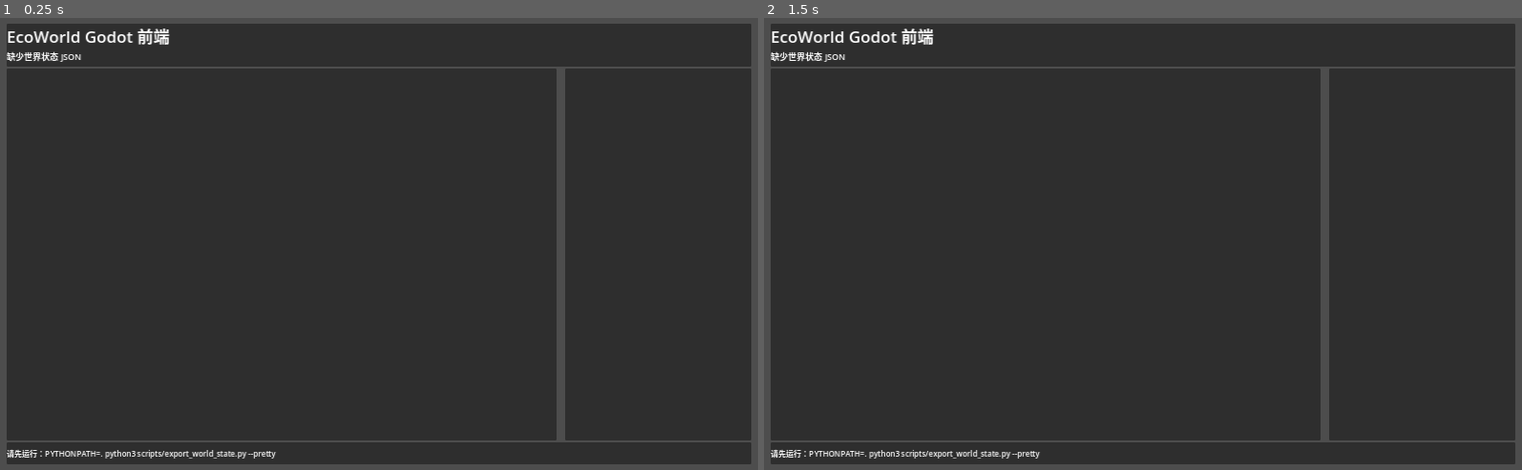
Above: before the commit, frames 1-2 (left to right).
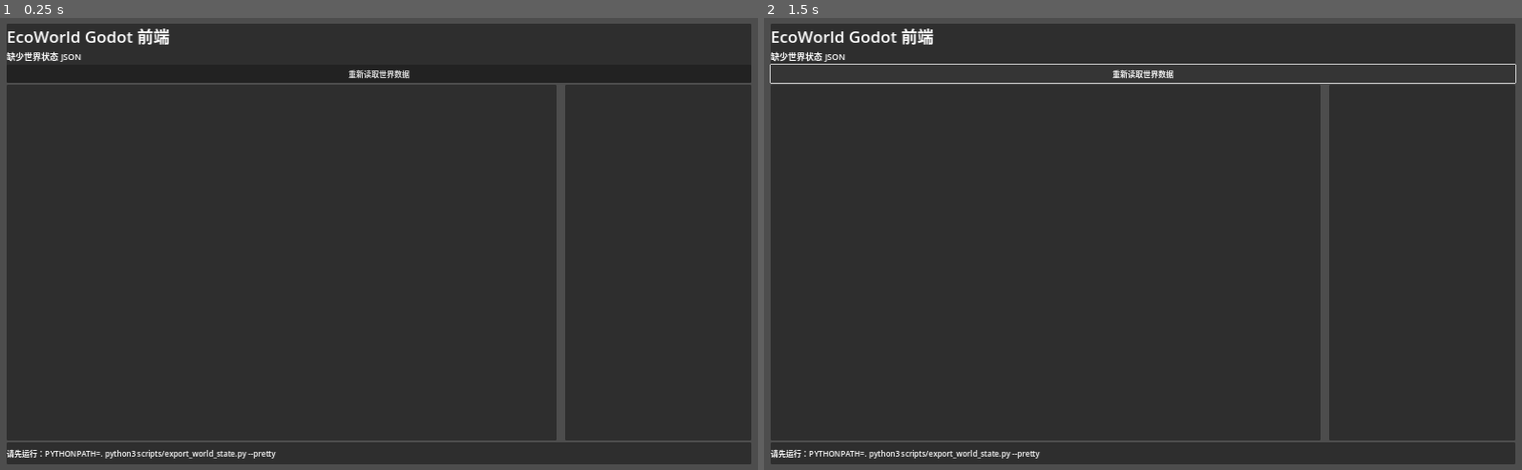
Above: after the commit, the same moments.

Repository: XingchenYu/eco-world
Game: Godot game, scene res://scenes/world_map.tscn
The game is run twice, just before and just after one commit, with the same random seed, the same clock (stepped at 60 frames per second) and the same inputs.
Inputs (mouse positions are in pixels of both pictures, inside the frame that each line leads up to):
- Up to frame 1 (0.25 s): no input
- Up to frame 2 (1.5 s): click (1143, 72) at 0.5 s, where only the run after the commit has a clickable "重新读取世界数据"; click (1143, 72) at 1.25 s, where only the run after the commit has a clickable "重新读取世界数据"

The runs differ from the first frame. In frame 1, 1.0% of the frame differs, in the area x 0-100%, y 10-15%; in frame 2, 0.7%.

Commit message:
Expand Godot world detail flow

Diff:
--- a/godot/scripts/world_map.gd
+++ b/godot/scripts/world_map.gd
@@ -10,6 +10,24 @@
 	"coral_sea": Vector2(0.85, 0.76),
 }
 
+const REGION_COLORS := {
+	"temperate_forest": Color8(78, 137, 96),
+	"temperate_grassland": Color8(198, 173, 96),
+	"wetland_lake": Color8(92, 154, 162),
+	"rainforest_river": Color8(65, 146, 118),
+	"coastal_shelf": Color8(80, 141, 191),
+	"coral_sea": Color8(203, 132, 177),
+}
+
+const REGION_ICONS := {
+	"temperate_forest": "森",
+	"temperate_grassland": "原",
+	"wetland_lake": "泽",
+	"rainforest_river": "雨",
+	"coastal_shelf": "海",
+	"coral_sea": "礁",
+}
+
 var world_data: Dictionary = {}
 var active_region_id := ""
 var title_label: Label
@@ -17,6 +35,11 @@
 var status_label: Label
 var map_layer: Control
 var side_panel: PanelContainer
+var side_scroll: ScrollContainer
+var side_box: VBoxContainer
+var selected_tab := "overview"
+var refresh_button: Button
+var detail_cache: Dictionary = {}
 
 
 func _ready() -> void:
@@ -57,6 +80,12 @@
 	subtitle_label.add_theme_font_size_override("font_size", 18)
 	header_box.add_child(subtitle_label)
 
+	refresh_button = Button.new()
+	refresh_button.text = "重新读取世界数据"
+	refresh_button.custom_minimum_size = Vector2(180, 38)
+	refresh_button.pressed.connect(_load_world_data)
+	header_box.add_child(refresh_button)
+
 	var content := HBoxContainer.new()
 	content.size_flags_vertical = Control.SIZE_EXPAND_FILL
 	content.add_theme_constant_override("separation", 18)
@@ -78,6 +107,14 @@
 	side_panel.size_flags_vertical = Control.SIZE_EXPAND_FILL
 	content.add_child(side_panel)
 
+	side_scroll = ScrollContainer.new()
+	side_scroll.size_flags_vertical = Control.SIZE_EXPAND_FILL
+	side_panel.add_child(side_scroll)
+
+	side_box = VBoxContainer.new()
+	side_box.add_theme_constant_override("separation", 14)
+	side_scroll.add_child(side_box)
+
 	var footer_panel := PanelContainer.new()
 	footer_panel.custom_minimum_size = Vector2(0, 46)
 	root_vbox.add_child(footer_panel)
@@ -105,6 +142,7 @@
 
 	world_data = parsed
 	active_region_id = str(world_data.get("world", {}).get("active_region_id", ""))
+	detail_cache = world_data.get("region_details", {})
 	_render_world()
 
 
@@ -126,11 +164,11 @@
 
 	for child in map_layer.get_children():
 		child.queue_free()
-	for child in side_panel.get_children():
+	for child in side_box.get_children():
 		child.queue_free()
 
 	_build_map_nodes(world_meta.get("regions", []))
-	_build_side_panel(world_data.get("active_region", {}), world_data.get("chains", {}), world_data.get("narrative", {}))
+	_build_side_panel()
 
 
 func _build_map_nodes(regions: Array) -> void:
@@ -145,60 +183,94 @@
 		var pos := Vector2(map_size.x * rel.x, map_size.y * rel.y)
 
 		var button := Button.new()
-		button.text = "%s\n繁荣 %.2f / 风险 %.2f" % [
+		button.text = "%s  繁荣 %.2f\n风险 %.2f  种群 %s" % [
 			str(region.get("name", region_id)),
 			float(region.get("prosperity", 0.0)),
 			float(region.get("collapse_risk", 0.0)),
+			str(region.get("species_population", 0)),
 		]
-		button.custom_minimum_size = Vector2(220, 96)
+		button.custom_minimum_size = Vector2(236, 104)
 		button.position = pos - button.custom_minimum_size / 2.0
+		button.add_theme_font_size_override("font_size", 18)
+		button.modulate = REGION_COLORS.get(region_id, Color8(110, 140, 170))
 		button.pressed.connect(_on_region_pressed.bind(region_id))
 		map_layer.add_child(button)
 
-
-func _build_side_panel(active_region: Dictionary, chains: Dictionary, narrative: Dictionary) -> void:
-	var scroll := ScrollContainer.new()
-	scroll.size_flags_vertical = Control.SIZE_EXPAND_FILL
-	side_panel.add_child(scroll)
-
-	var box := VBoxContainer.new()
-	box.add_theme_constant_override("separation", 14)
-	scroll.add_child(box)
+		var badge := Label.new()
+		badge.text = REGION_ICONS.get(region_id, "区")
+		badge.position = button.position + Vector2(10, 8)
+		badge.add_theme_font_size_override("font_size", 28)
+		map_layer.add_child(badge)
+
+
+func _build_side_panel() -> void:
+	var active_region: Dictionary = detail_cache.get(active_region_id, world_data.get("active_region", {}))
+	var chains: Dictionary = active_region.get("chains", world_data.get("chains", {}))
+	var narrative: Dictionary = active_region.get("narrative", world_data.get("narrative", {}))
 
 	var title := Label.new()
 	title.text = "%s · 焦点区域" % str(active_region.get("name", "未选择"))
 	title.add_theme_font_size_override("font_size", 28)
-	box.add_child(title)
+	side_box.add_child(title)
 
 	var climate := Label.new()
 	climate.text = "气候带：%s" % str(active_region.get("climate_zone", "未知"))
 	climate.add_theme_font_size_override("font_size", 18)
-	box.add_child(climate)
-
-	box.add_child(_make_section("健康状态", active_region.get("health_state", {})))
-	box.add_child(_make_section("资源状态", active_region.get("resource_state", {})))
-	box.add_child(_make_section("生态压力", active_region.get("ecological_pressures", {})))
-	box.add_child(_make_section("社会相位", chains.get("social_phases", []), true))
-	box.add_child(_make_section("草原主链", chains.get("grassland_chain", []), true))
-	box.add_child(_make_section("尸体资源链", chains.get("carrion_chain", []), true))
-
+	side_box.add_child(climate)
+	side_box.add_child(_make_tabs())
+
+	match selected_tab:
+		"overview":
+			side_box.add_child(_make_section("健康状态", active_region.get("health_state", {})))
+			side_box.add_child(_make_section("资源状态", active_region.get("resource_state", {})))
+			side_box.add_child(_make_section("生态压力", active_region.get("ecological_pressures", {})))
+			side_box.add_child(_make_section("区域连接", active_region.get("connectors", []), true, "target_region_id", "strength"))
+		"chains":
+			side_box.add_child(_make_section("社会相位", chains.get("social_phases", []), true))
+			side_box.add_child(_make_section("草原主链", chains.get("grassland_chain", []), true))
+			side_box.add_child(_make_section("尸体资源链", chains.get("carrion_chain", []), true))
+			side_box.add_child(_make_section("湿地主链", chains.get("wetland_chain", []), true))
+			side_box.add_child(_make_section("领地压力", chains.get("territory", []), true))
+		"story":
+			side_box.add_child(_make_story_section(narrative))
+
+func _make_tabs() -> HBoxContainer:
+	var tabs := HBoxContainer.new()
+	tabs.add_theme_constant_override("separation", 8)
+	for tab_id in ["overview", "chains", "story"]:
+		var button := Button.new()
+		button.text = {"overview": "总览", "chains": "生态链", "story": "播报"}[tab_id]
+		button.toggle_mode = true
+		button.button_pressed = tab_id == selected_tab
+		button.pressed.connect(_on_tab_pressed.bind(tab_id))
+		tabs.add_child(button)
+	return tabs
+
+
+func _make_story_section(narrative: Dictionary) -> VBoxContainer:
 	var story := VBoxContainer.new()
-	var story_title := Label.new()
-	story_title.text = "区域播报"
-	story_title.add_theme_font_size_override("font_size", 22)
-	story.add_child(story_title)
-
-	for key in ["territory", "social_trends", "grassland_chain", "carrion_chain", "wetland_chain"]:
+	story.add_theme_constant_override("separation", 8)
+	var title := Label.new()
+	title.text = "区域播报"
+	title.add_theme_font_size_override("font_size", 22)
+	story.add_child(title)
+
+	for key in ["territory", "social_trends", "grassland_chain", "carrion_chain", "wetland_chain", "symbiosis", "predation"]:
 		for line in narrative.get(key, []):
 			var item := Label.new()
 			item.autowrap_mode = TextServer.AUTOWRAP_WORD_SMART
 			item.text = "• %s" % str(line)
 			story.add_child(item)
-
-	box.add_child(story)
-
-
-func _make_section(title_text: String, data: Variant, is_rows: bool = false) -> VBoxContainer:
+	return story
+
+
+func _make_section(
+	title_text: String,
+	data: Variant,
+	is_rows: bool = false,
+	key_field: String = "key",
+	value_field: String = "value"
+) -> VBoxContainer:
 	var box := VBoxContainer.new()
 	box.add_theme_constant_override("separation", 6)
 	var title := Label.new()
@@ -210,7 +282,14 @@
 		for row_variant in data:
 			var row: Dictionary = row_variant
 			var label := Label.new()
-			label.text = "%s: %.2f" % [str(row.get("key", "")), float(row.get("value", 0.0))]
+			if row.has(value_field):
+				label.text = "%s: %.2f" % [str(row.get(key_field, "")), float(row.get(value_field, 0.0))]
+			else:
+				label.text = "%s → %s (%.2f)" % [
+					str(row.get("target_region_id", "")),
+					str(row.get("connection_type", "")),
+					float(row.get("strength", 0.0)),
+				]
 			box.add_child(label)
 	else:
 		var items: Array = []
@@ -226,4 +305,14 @@
 
 func _on_region_pressed(region_id: String) -> void:
 	active_region_id = region_id
-	status_label.text = "当前只是前端骨架。切换区域后，请重新导出 JSON 以同步 Python 世界状态。"
+	status_label.text = "已切换焦点区域：%s" % region_id
+	for child in side_box.get_children():
+		child.queue_free()
+	_build_side_panel()
+
+
+func _on_tab_pressed(tab_id: String) -> void:
+	selected_tab = tab_id
+	for child in side_box.get_children():
+		child.queue_free()
+	_build_side_panel()
Not shown, changed: docs/CHANGELOG.md
Not shown, changed: docs/GODOT-FRONTEND.md
Not shown, changed: src/ui/world_payload.py
Not shown, changed: tests/test_ecosystem.py
